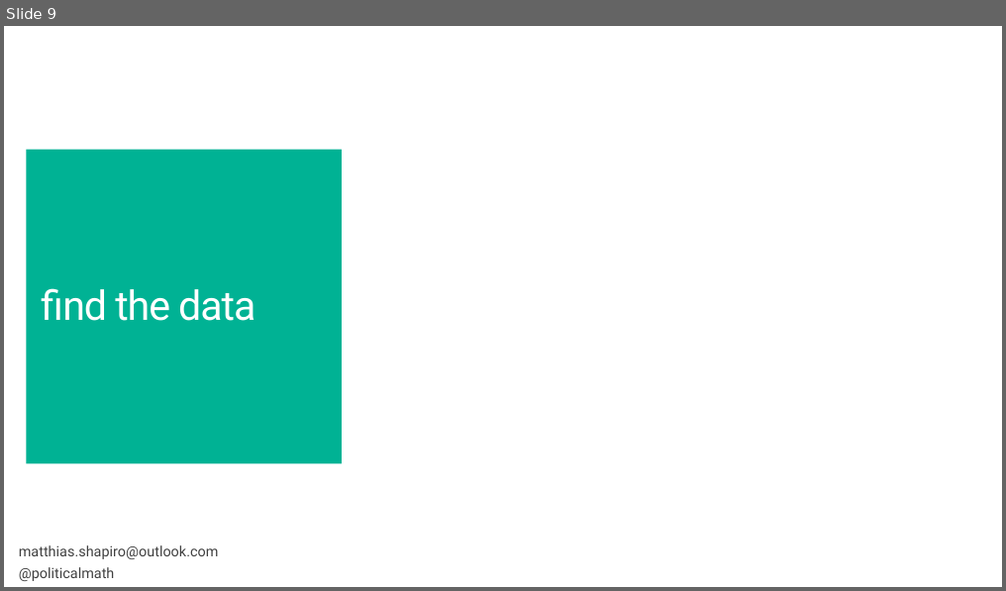
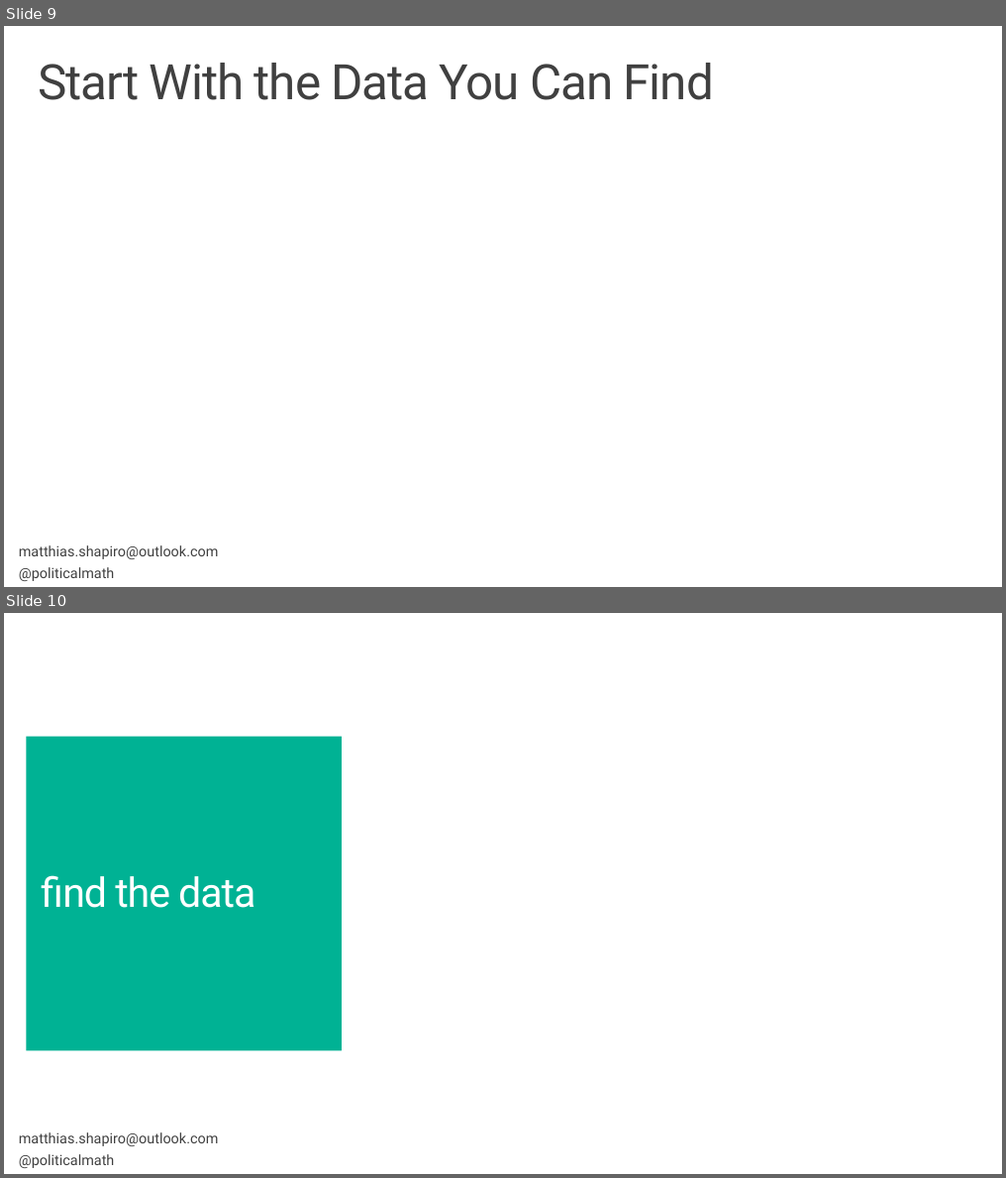
Before and after one commit to matthiasxc/DataVisClass, a slide deck: Session 2.pptx. Shown one above the other, each under a label of ours: slide 9 before the commit, slides 9 and 10 after it. The pictures are 1006x591 and 1006x1178 pixels, drawn with LibreOffice and Linux fonts; fonts in the diff are those of the drawing; background and template pictures are left out. Boxes give left, top, right and bottom in pixels: in the first picture for what was removed or moved away, otherwise in the second. Text is boxed around its words. In the diff, an @@ line names an element or a change of style, - is before the commit and + after.

```diff
--- a/Session 2.pptx
+++ b/Session 2.pptx
@@ slide 9 added at [4, 26, 1002, 587], background picture (left out); not listed: 1 template element that a slide beside it also shows @@
@@ title added at [38, 63, 714, 100], 48 pt, text #404040 @@
+Start With the Data You Can Find
@@ what was slide 9 is now slide 10 @@
```
Also in this commit, not shown: 5 slides changed, 2 other slides added, 1 slide removed, 1 other file.
